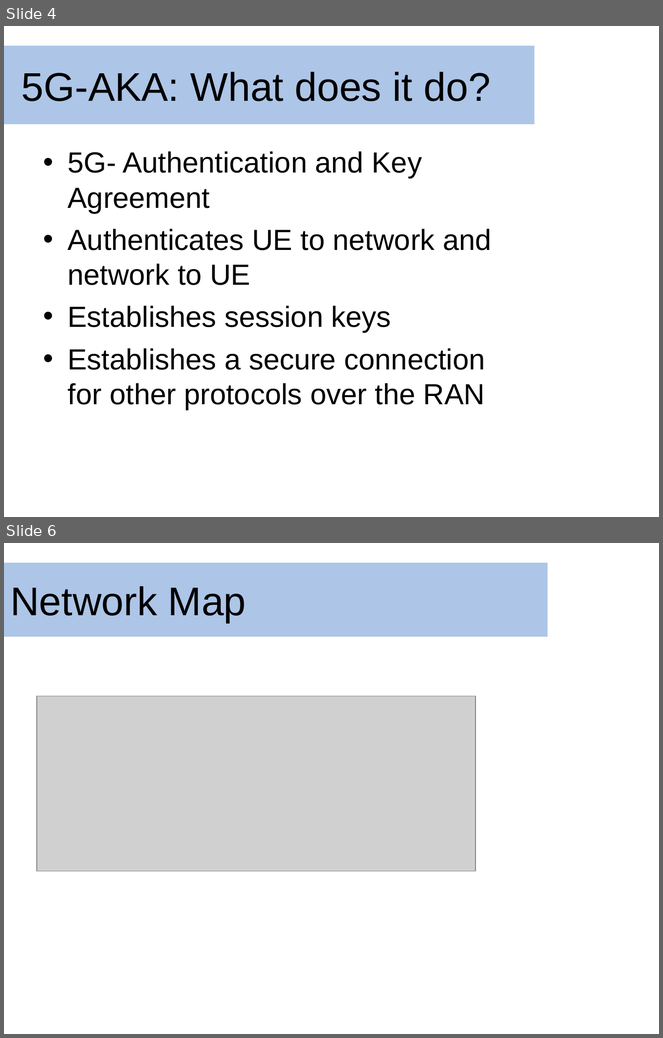
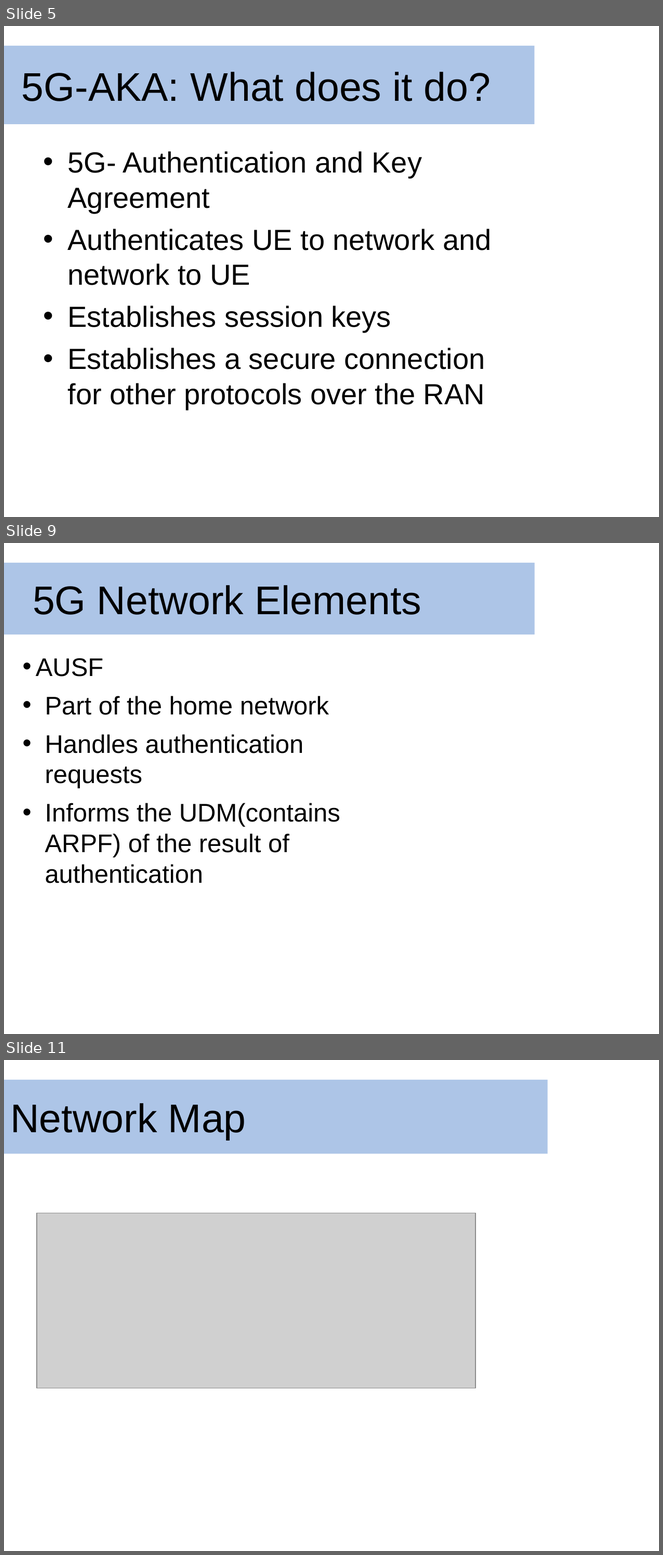
Before and after one commit to dmclayton/5g-security, a slide deck: ppt/5gakaPpt.pptx. Shown one above the other, each under a label of ours: slides 4 and 6 before the commit, slides 5, 9 and 11 after it; the slides between them are not shown. The pictures are 663x1038 and 663x1555 pixels, drawn with LibreOffice and Linux fonts; fonts in the diff are those of the drawing; grey boxes stand for pictures; background and template pictures are left out. Boxes give left, top, right and bottom in pixels: in the first picture for what was removed or moved away, otherwise in the second. Text is boxed around its words. In the diff, an @@ line names an element or a change of style, - is before the commit and + after.

```diff
--- a/ppt/5gakaPpt.pptx
+++ b/ppt/5gakaPpt.pptx
@@ slide 9 added at (x1=4, y1=543, x2=659, y2=1034), background picture (left out) @@
@@ rectangle added at (x1=4, y1=563, x2=535, y2=635), fill #ADC5E7, 44 pt, text #000000 @@
+5G Network Elements
@@ text added at (x1=36, y1=658, x2=340, y2=884), 28 pt, text #000000 @@
+• AUSF
+• Part of the home network
+• Handles authentication requests
+• Informs the UDM(contains ARPF) of the result of authentication
@@ what was slide 4 is now slide 5 @@
@@ what was slide 6 is now slide 11 @@
```
Also in this commit, not shown: 2 slides changed, 4 other slides added.
